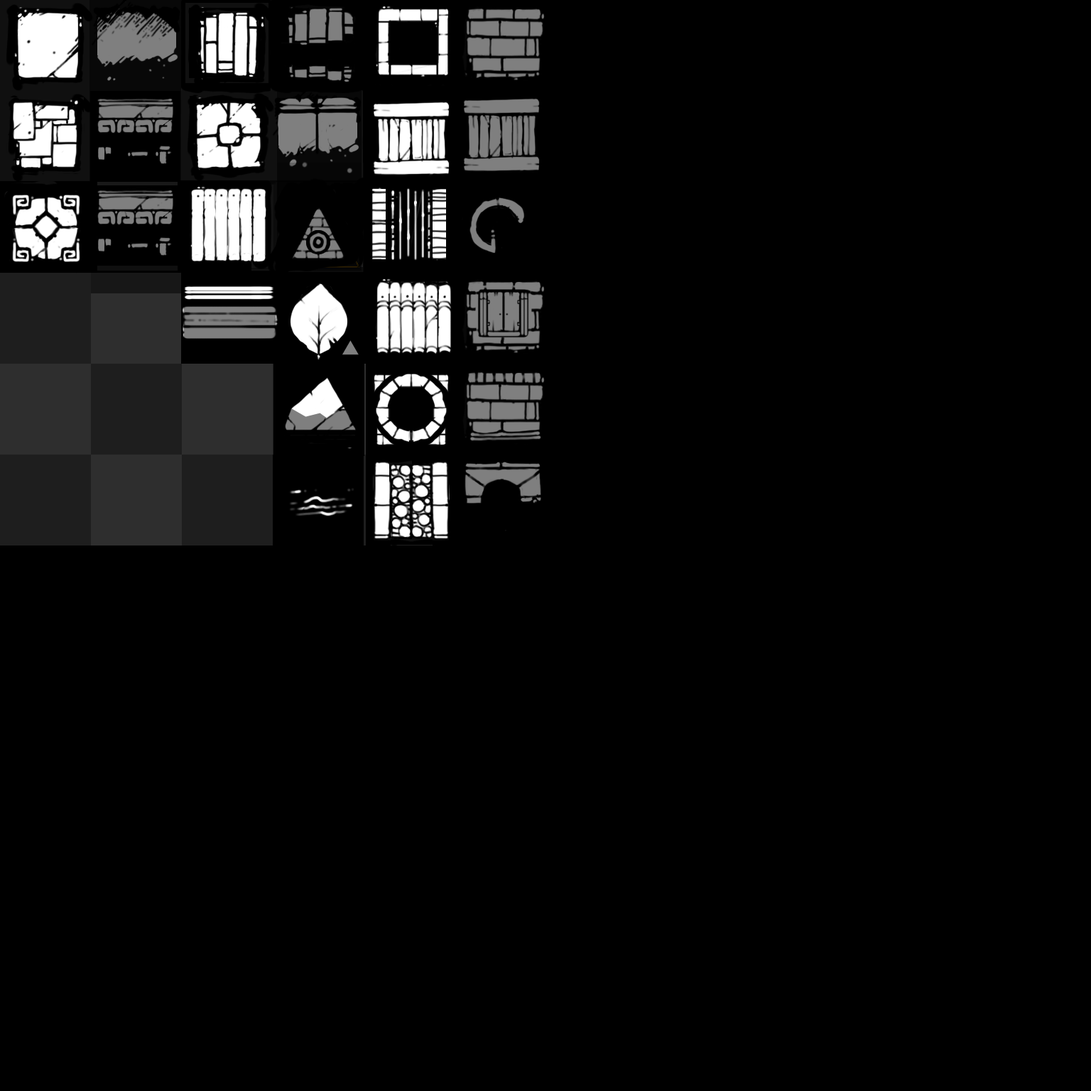
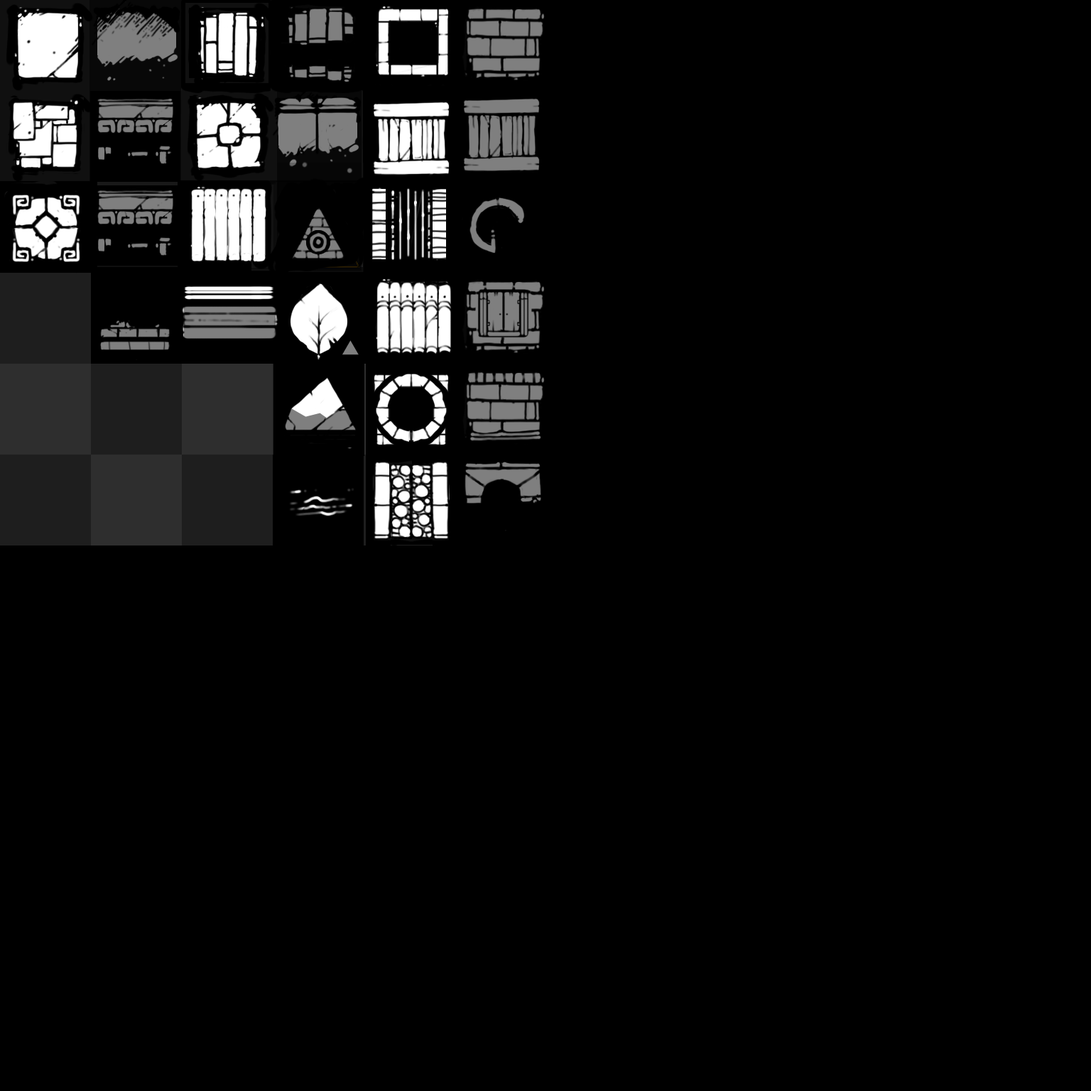
Revision of a layered 1091 × 1091 image; what changed, layer by layer:
painted on "Shadow" over bbox(91, 293, 180, 362)
added group "Flat3" with 3 layers above "Flat2" over bbox(90, 267, 182, 364)
added layer "Layer 56" in group "Flat3" over bbox(100, 319, 170, 354)
added layer "Layer 55" in group "Flat3" over bbox(98, 327, 170, 353)
added layer "Layer 53" (1st of 2, in "Flat3") in group "Flat3" over bbox(90, 267, 182, 364)
